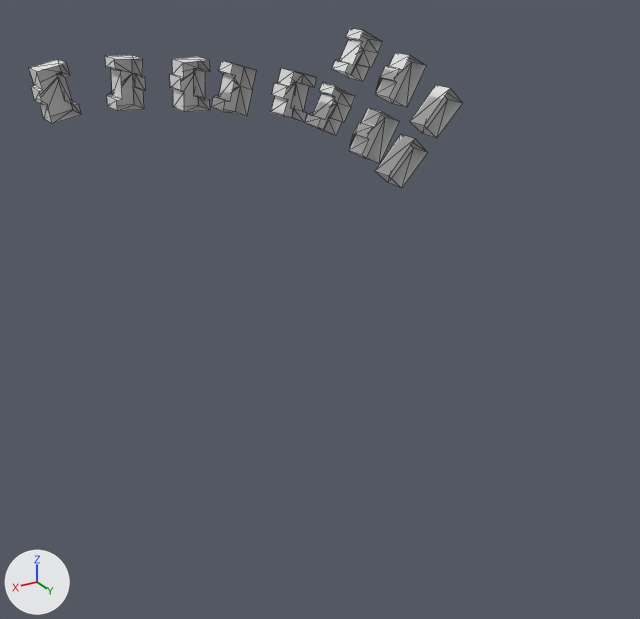
A saved change to the glTF model output/glb/tile_843.glb.
The view is the same before and after, from a 50 mm lens placed at (149.0, 295.0, 163.0), pointed at (7.0, 58.0, 44.0). The axes (+X, +Y, +Z) are drawn at lower left. The lights are the same throughout. The picture after the commit comes second. Mesh edges are drawn as thin lines.
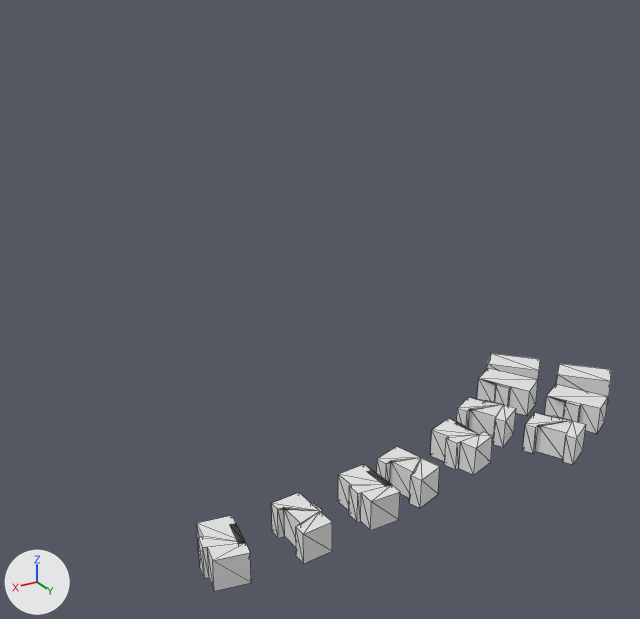
Changed parts and their boxes (x1, y1, x2, y2) in the pictures (640 x 619 px; the box of a moved part takes in the faces that stretch with it):
'Mesh_0', reshaped (48% taller)
    before: (29, 28, 462, 188)
    after: (197, 354, 611, 591)
part 1 of me_mesh_0, moved or reshaped
    before: (410, 85, 462, 138)
    after: (556, 364, 611, 405)
part 2 of me_mesh_0, moved or reshaped
    before: (375, 134, 428, 188)
    after: (487, 354, 540, 380)
part 3 of me_mesh_0, moved or reshaped
    before: (375, 53, 426, 107)
    after: (545, 385, 608, 433)
part 4 of me_mesh_0, moved or reshaped
    before: (349, 108, 399, 164)
    after: (477, 368, 538, 416)
part 5 of me_mesh_0, moved or reshaped
    before: (332, 28, 382, 81)
    after: (523, 413, 586, 465)
part 6 of me_mesh_0, moved or reshaped
    before: (305, 82, 355, 136)
    after: (457, 397, 516, 447)
part 7 of me_mesh_0, moved or reshaped
    before: (271, 68, 316, 122)
    after: (431, 418, 493, 475)
part 8 of me_mesh_0, moved or reshaped
    before: (212, 60, 256, 116)
    after: (377, 447, 440, 508)
part 9 of me_mesh_0, moved or reshaped
    before: (170, 57, 210, 112)
    after: (338, 464, 400, 530)
part 10 of me_mesh_0, moved or reshaped
    before: (105, 55, 145, 111)
    after: (271, 493, 332, 564)
part 11 of me_mesh_0, moved or reshaped
    before: (29, 59, 81, 123)
    after: (197, 516, 251, 591)

What changed in the scene script:
```text
Change me_mesh_0:
    used by ob_mesh_0; location = (0.0, 0.0, 0.0)
    remove me_mesh_0.from_pydata(...)  # 206 vertices, 287 faces; spans x -98.0..78.0, y -10.0..0.0, z 62.0..127.0
    add me_mesh_0.from_pydata(...)  # 206 vertices, 287 faces; spans x -98.0..78.0, y 62.0..127.0, z 0.0..13.0
    me_mesh_0 part 1: the loose piece of 8 vertices spanning x -98.0..-78.0, y -10.0..0.0, z 82.0..102.0 is turned -90 degrees about the x axis through the mesh origin
    me_mesh_0 part 2: the loose piece of 8 vertices spanning x -81.0..-61.0, y -10.0..0.0, z 62.0..83.0 is turned -90 degrees about the x axis through the mesh origin
    me_mesh_0 part 3: the loose piece of 16 vertices spanning x -78.0..-60.0, y -10.0..0.0, z 96.0..117.0 is turned -90 degrees about the x axis through its middle, then moved by (0.0, 111.0, -99.0)
    me_mesh_0 part 4: the loose piece of 16 vertices spanning x -65.0..-47.0, y -10.0..0.0, z 74.0..96.0 is turned -90 degrees about the x axis through its middle, then moved by (0.0, 90.0, -77.0)
    me_mesh_0 part 5: the loose piece of 22 vertices spanning x -56.0..-39.0, y -10.0..0.0, z 108.0..127.0 is turned -90 degrees about the x axis through its middle, then moved by (0.0, 123.0, -109.0)
    me_mesh_0 part 6: the loose piece of 22 vertices spanning x -44.0..-27.0, y -10.0..0.0, z 88.0..107.0 is turned -90 degrees about the x axis through its middle, then moved by (0.0, 103.0, -90.0)
    me_mesh_0 part 7: the loose piece of 24 vertices spanning x -26.0..-11.0, y -10.0..0.0, z 95.0..114.0 is turned -90 degrees about the x axis through its middle, then moved by (0.0, 110.0, -97.0)
    me_mesh_0 part 8: the loose piece of 18 vertices spanning x -1.0..13.0, y -10.0..0.0, z 100.0..119.0 is turned -90 degrees about the x axis through its middle, then moved by (0.0, 114.0, -103.0)
    me_mesh_0 part 9: the loose piece of 24 vertices spanning x 18.0..29.0, y -10.0..0.0, z 103.0..121.0 is turned -90 degrees about the x axis through its middle, then moved by (0.0, 117.0, -105.0)
    me_mesh_0 part 10: the loose piece of 24 vertices spanning x 42.0..52.0, y -10.0..0.0, z 106.0..123.0 is turned -90 degrees about the x axis through its middle, then moved by (0.0, 120.0, -108.0)
    me_mesh_0 part 11: the loose piece of 24 vertices spanning x 65.0..78.0, y -10.0..0.0, z 104.0..123.0 is turned -90 degrees about the x axis through its middle, then moved by (0.0, 119.0, -106.0)
```
